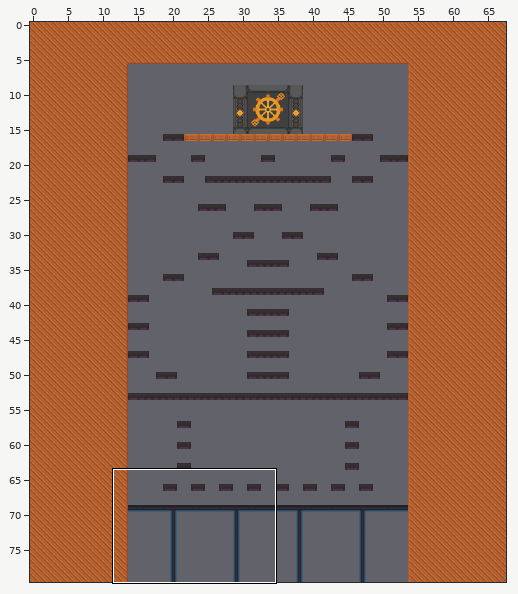
Tiled map, stored at x64/Debug/Assets/Maps/Level3.tmx. Above, an overview of the earlier version with the close-up marked.
Close-up. The starting point:
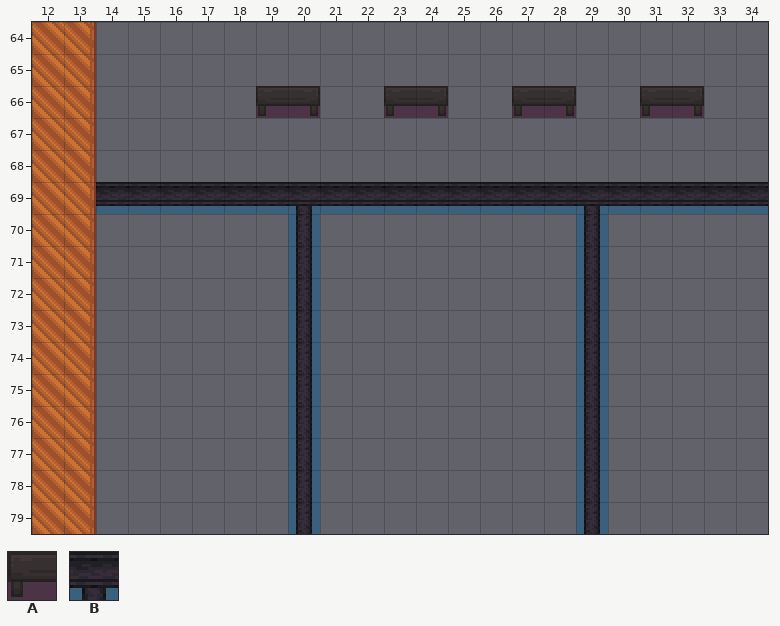
Cells are 16x16 px. Shown: x 12..34, y 64..79. The commit also changed other parts of the map, which this record leaves out.
Key: from "FullTiles": A 1, B 64.
_ is an empty cell, # one hidden under a higher layer.
Layers that did not change in this view are not listed.
Layer "LevelIn" before, first column x 12:
64 ##_____________________
65 ##_____________________
66 ##_____AA__AA__AA__AA__
67 ##_____________________
68 ##_____________________
69 ##BBBBBBBBBBBBBBBBBBBBB
70 ##______B________B_____
71 ##______B________B_____
72 ##______B________B_____
73 ##______B________B_____
74 ##______B________B_____
75 ##______B________B_____
76 ##______B________B_____
77 ##______B________B_____
78 ##______B________B_____
79 ##______B________B_____
The same view after the edit:
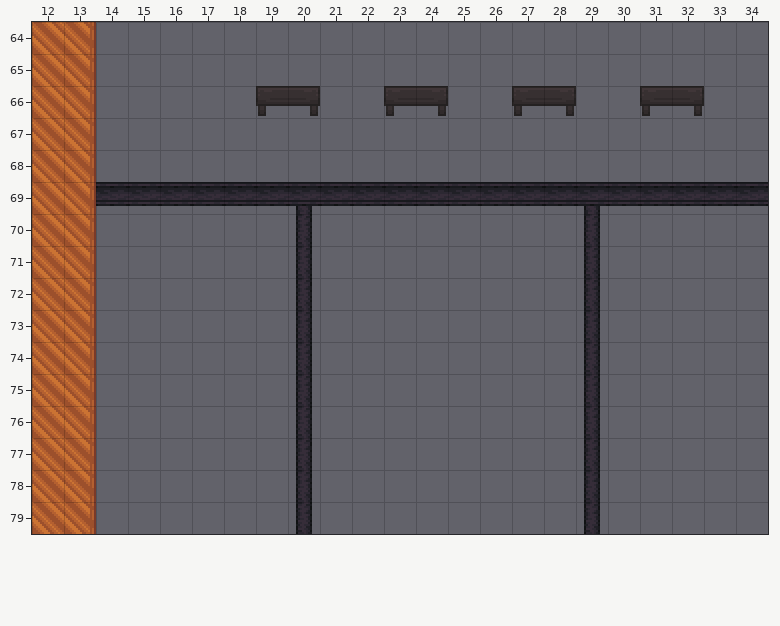
See-through tiles are keyed as they look on the map.
Difference:
Changed rows in their new state; . is an unchanged cell.
Layer "LevelIn" (now hidden):
first column x 14:
66 .....__..__..__..__..
69 _____________________
70 ......_........_.....
71 ......_........_.....
72 ......_........_.....
73 ......_........_.....
74 ......_........_.....
75 ......_........_.....
76 ......_........_.....
77 ......_........_.....
78 ......_........_.....
79 ......_........_.....
